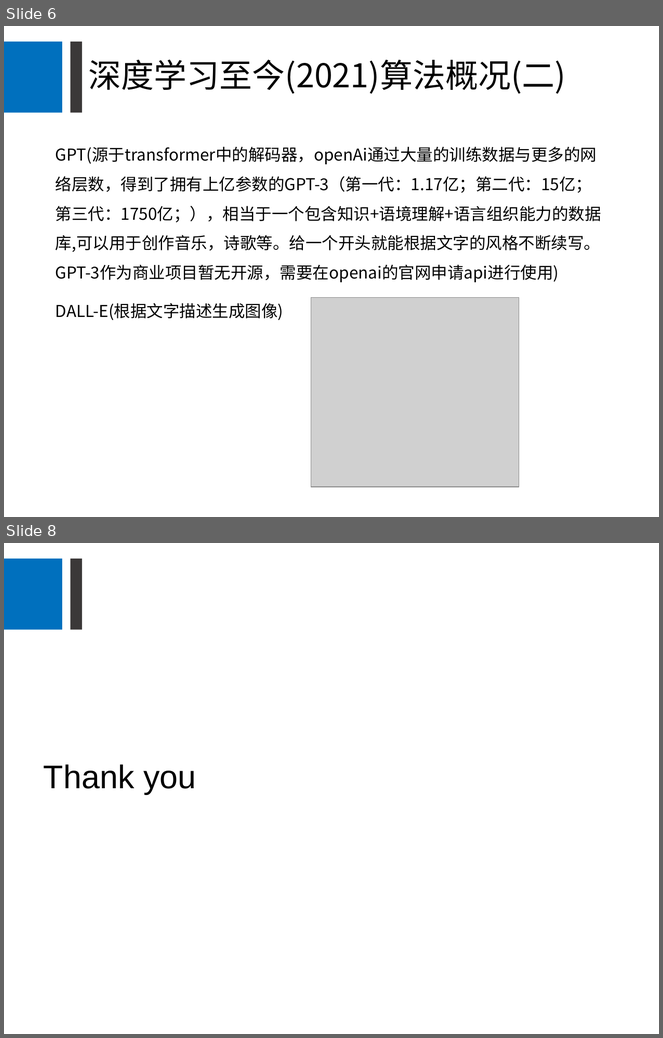
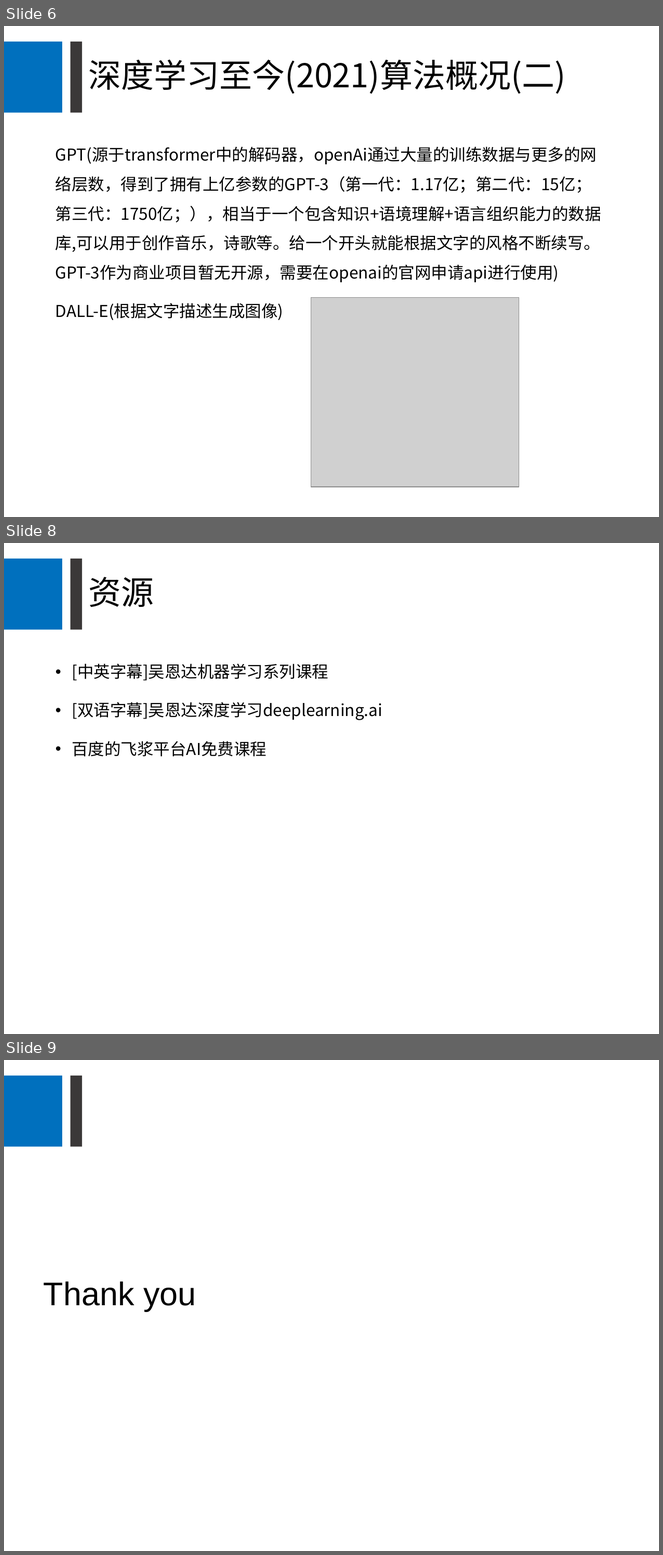
Before and after one commit to Newbit13/demo, a slide deck: ml/机器学习入门理论+个人体会分享.ppt. Shown one above the other, each under a label of ours: slides 6 and 8 before the commit, slides 6, 8 and 9 after it; the slides between them are not shown. The pictures are 663x1038 and 663x1555 pixels, drawn with LibreOffice and Linux fonts; fonts in the diff are those of the drawing; grey boxes stand for pictures. Boxes give left, top, right and bottom in pixels: in the first picture for what was removed or moved away, otherwise in the second. Text is boxed around its words. In the diff, an @@ line names an element or a change of style, - is before the commit and + after.

```diff
--- a/ml/机器学习入门理论+个人体会分享.ppt
+++ b/ml/机器学习入门理论+个人体会分享.ppt
@@ slide 8 added at (x1=4, y1=543, x2=659, y2=1034), background #FFFFFF; not listed: 2 template elements that a slide beside it also shows @@
@@ title added at (x1=89, y1=577, x2=154, y2=607), 36 pt, text #000000 @@
+资源
@@ text added at (x1=72, y1=664, x2=382, y2=757), 18 pt, text #000000 @@
+• [中英字幕]吴恩达机器学习系列课程
+• [双语字幕]吴恩达深度学习deeplearning.ai
+• 百度的飞浆平台AI免费课程
@@ what was slide 8 is now slide 9 @@
```
Also in this commit, not shown: 1 slide changed, 7 other files.
